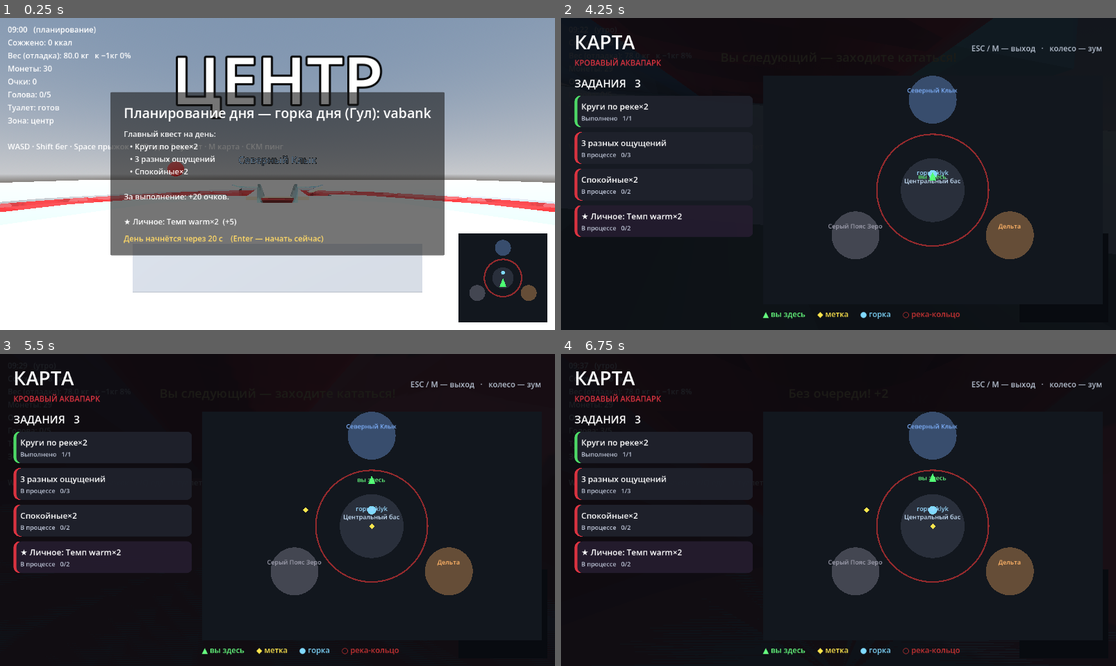
Above: before the commit, frames 1-4 (two rows, left to right).
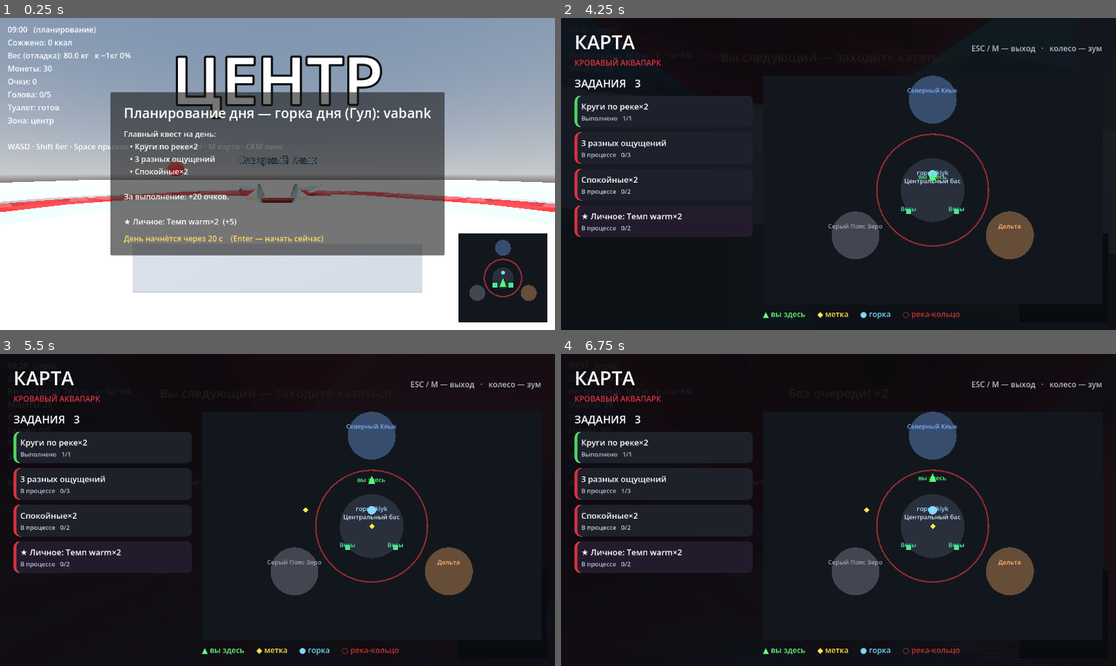
Above: after the commit, the same moments.

Repository: evangelipeep/Red-Wave
Game: Godot game, scene res://world/ParkGreybox.tscn
Same seed, same stepped clock (60 frames per second), same inputs: the game is played once before the commit and once after it. The project has no main scene, so this scene is started directly.
Inputs (mouse positions are in pixels of both pictures, inside the frame that each line leads up to):
- Up to frame 1 (0.25 s): no input
- Up to frame 2 (4.25 s): tap Enter (ui_accept) at 0.5 s; drag from (1066, 276) to (894, 105) at 0.52 s; move the mouse to (810, 174) at 1.27 s; hold W (move_forward) from 1.28 s (still down); tap E (eat_snack) at 1.35 s; tap Space (jump) at 1.52, 3.02, 3.77 s; move the mouse to (849, 167) at 2.02 s; hold Middle mouse button (ping) 2.03-2.78 s; move the mouse to (832, 180) at 2.77 s; tap Shift (sprint) at 2.85 s; click (832, 180) at 2.92 s; move the mouse to (877, 177) at 3.52 s; hold T (toilet) from 3.53 s (still down); tap M (map) at 4.15 s
- Up to frame 3 (5.5 s): release W (move_forward) at 4.25 s; release T (toilet) at 4.25 s; drag from (371, 525) to (194, 432) at 4.27 s; tap Enter (ui_accept) at 5 s; move the mouse to (305, 510) at 5.02 s; hold S (move_back) from 5.03 s (still down); hold E (eat_snack) from 5.03 s (still down); click (305, 510) at 5.17 s
- Up to frame 4 (6.75 s): release S (move_back) at 5.75 s; release E (eat_snack) at 5.75 s; tap Enter (ui_accept) at 5.75, 6.5 s; drag from (755, 432) to (727, 525) at 5.77 s; move the mouse to (960, 494) at 6.52 s; hold W (move_forward) from 6.53 s (still down); hold Shift (sprint) from 6.53 s (still down)

The runs differ from the first frame. In frame 1, less than 0.1% of the frame differs, in the area x 88-93%, y 84-87%; in frame 2, less than 0.1%, in the area x 61-73%, y 60-63%; in frame 3, less than 0.1%; in frame 4, less than 0.1%.

Commit message:
feat(poi): пункты взвешивания — точный вес по подходу, киоск в мире + метки на карте
Co-Authored-By: Claude Opus 4.8 <noreply@anthropic.com>

Diff:
--- /dev/null
+++ b/systems/poi/WeighStation.gd
@@ -0,0 +1,45 @@
+extends Area3D
+class_name WeighStation
+## Пункт взвешивания (POI). Игрок постоянно видит только калории; точный вес
+## узнаёт, подойдя к весам (тост). Виден на карте/миникарте. Строит свой киоск+зону.
+
+var _cooldown: float = 0.0
+
+func _ready() -> void:
+	add_to_group("poi_weigh")
+	var cs := CollisionShape3D.new()
+	var box := BoxShape3D.new()
+	box.size = Vector3(3, 3, 3)
+	cs.shape = box
+	add_child(cs)
+
+	var kiosk := MeshInstance3D.new()
+	var bm := BoxMesh.new()
+	bm.size = Vector3(1.2, 2.0, 1.2)
+	kiosk.mesh = bm
+	var mat := StandardMaterial3D.new()
+	mat.albedo_color = Color(0.3, 0.7, 0.5)
+	kiosk.material_override = mat
+	kiosk.position = Vector3(0, 1.0, 0)
+	add_child(kiosk)
+
+	var label := Label3D.new()
+	label.text = "ВЕСЫ"
+	label.billboard = BaseMaterial3D.BILLBOARD_ENABLED
+	label.font_size = 48
+	label.pixel_size = 0.012
+	label.outline_size = 10
+	label.position = Vector3(0, 2.7, 0)
+	add_child(label)
+
+	body_entered.connect(_on_enter)
+
+func _process(delta: float) -> void:
+	if _cooldown > 0.0:
+		_cooldown -= delta
+
+func _on_enter(body: Node3D) -> void:
+	if body is PlayerController and _cooldown <= 0.0:
+		_cooldown = 3.0
+		EventBus.toast.emit("Весы: ваш вес %.1f кг   (сожжено %.0f ккал)" % [
+			WeightSystem.kg, WeightSystem.calories_burned])
--- a/ui/MapView.gd
+++ b/ui/MapView.gd
@@ -76,6 +76,13 @@
 	for pg in RunState.pings:
 		draw_circle(world_to_map(pg["pos"]), 5.0, Color(0.4, 0.9, 1.0, 0.9))
 
+	# Пункты взвешивания.
+	for w in get_tree().get_nodes_in_group("poi_weigh"):
+		var wp := world_to_map((w as Node3D).global_position)
+		draw_rect(Rect2(wp - Vector2(5, 5), Vector2(10, 10)), Color(0.3, 0.9, 0.6))
+		if show_labels:
+			_label(font, wp + Vector2(0, 14), "Весы", Color(0.3, 0.9, 0.6))
+
 	var players := get_tree().get_nodes_in_group("player")
 	if not players.is_empty():
 		var pl := players[0] as Node3D
--- a/world/ParkBuilder.gd
+++ b/world/ParkBuilder.gd
@@ -23,6 +23,13 @@
 		_build_label(z["name"], z["pos"] + Vector3(0, 5, 0), z["col"])
 		_build_bridge(z["pos"])
 	_build_river()
+	_build_weigh(Vector3(9, 0, 8))
+	_build_weigh(Vector3(-9, 0, 8))
+
+func _build_weigh(pos: Vector3) -> void:
+	var w := WeighStation.new()
+	w.position = pos
+	add_child(w)
 
 func _mat(c: Color, transparent := false) -> StandardMaterial3D:
 	var m := StandardMaterial3D.new()
Not shown, added: systems/poi/WeighStation.gd.uid
